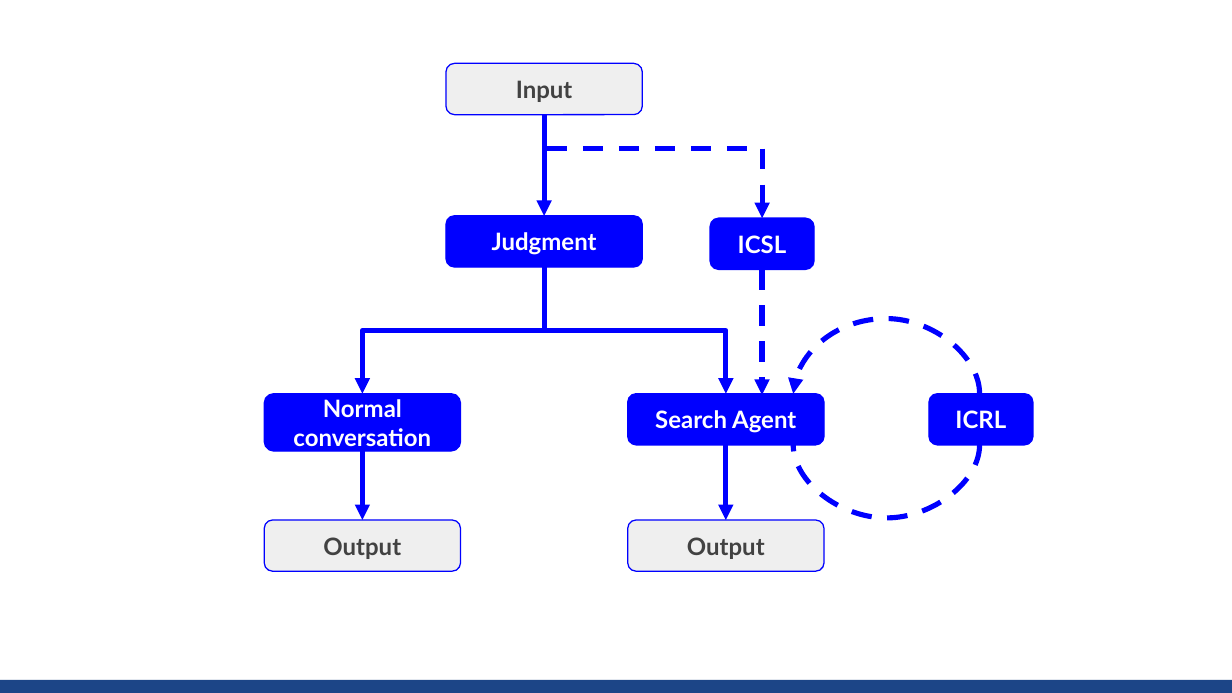
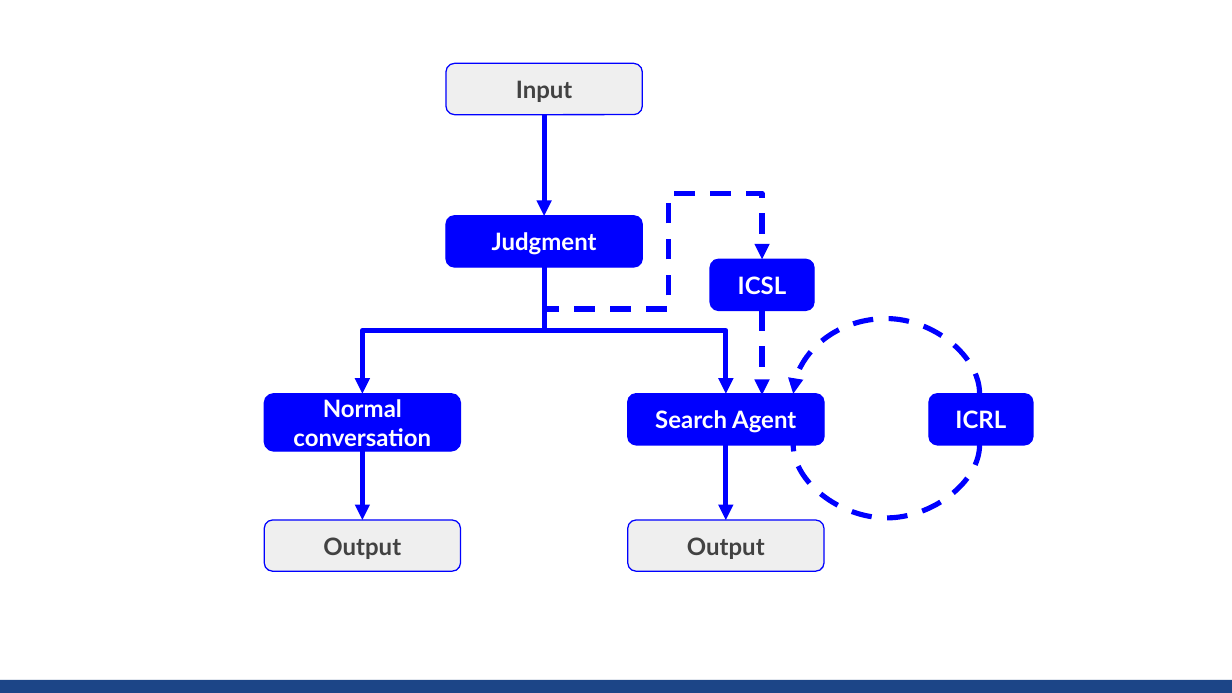
Before and after one commit to sekihan02/code_sundbox, a slide deck: slide 4 of search_small_agent.pptx. Drawn at 1232x693 pixels with LibreOffice and Linux fonts; fonts in the diff are those of the drawing. Boxes give left, top, right and bottom in pixels: in the first picture for what was removed or moved away, otherwise in the second. Text is boxed around its words. In the diff, an @@ line names an element or a change of style, - is before the commit and + after.

```diff
--- a/search_small_agent.pptx
+++ b/search_small_agent.pptx
@@ elbow arrow moved from (545, 115) - (763, 218) to (545, 267) - (763, 259) @@
@@ rounded rectangle "ICSL": place and size @@
-rounded rectangle "ICSL" at (710,218,813,270)
+rounded rectangle "ICSL" at (710,259,813,310)
@@ arrow moved from (763, 270) - (763, 395) to (763, 310) - (763, 395) @@
```
Also in this commit, not shown: 2 other slides changed.
